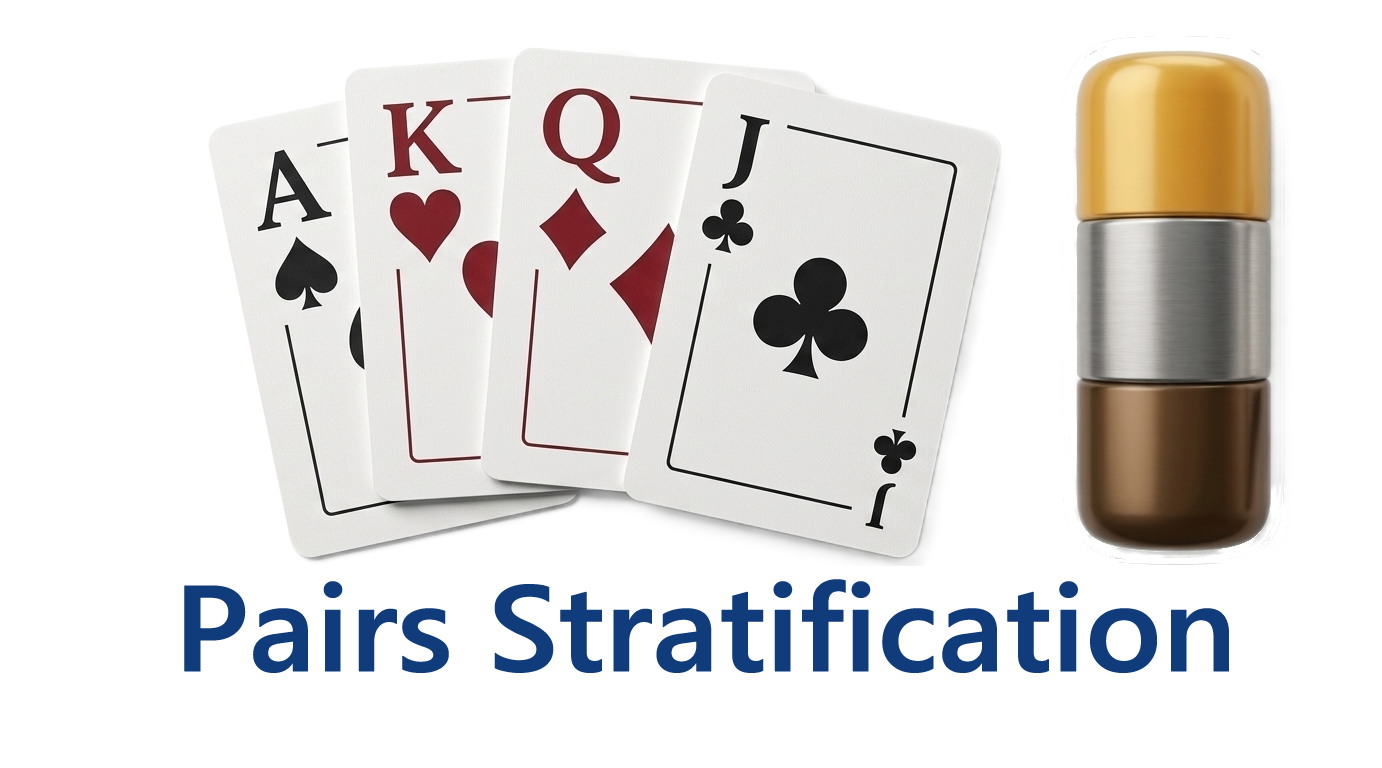
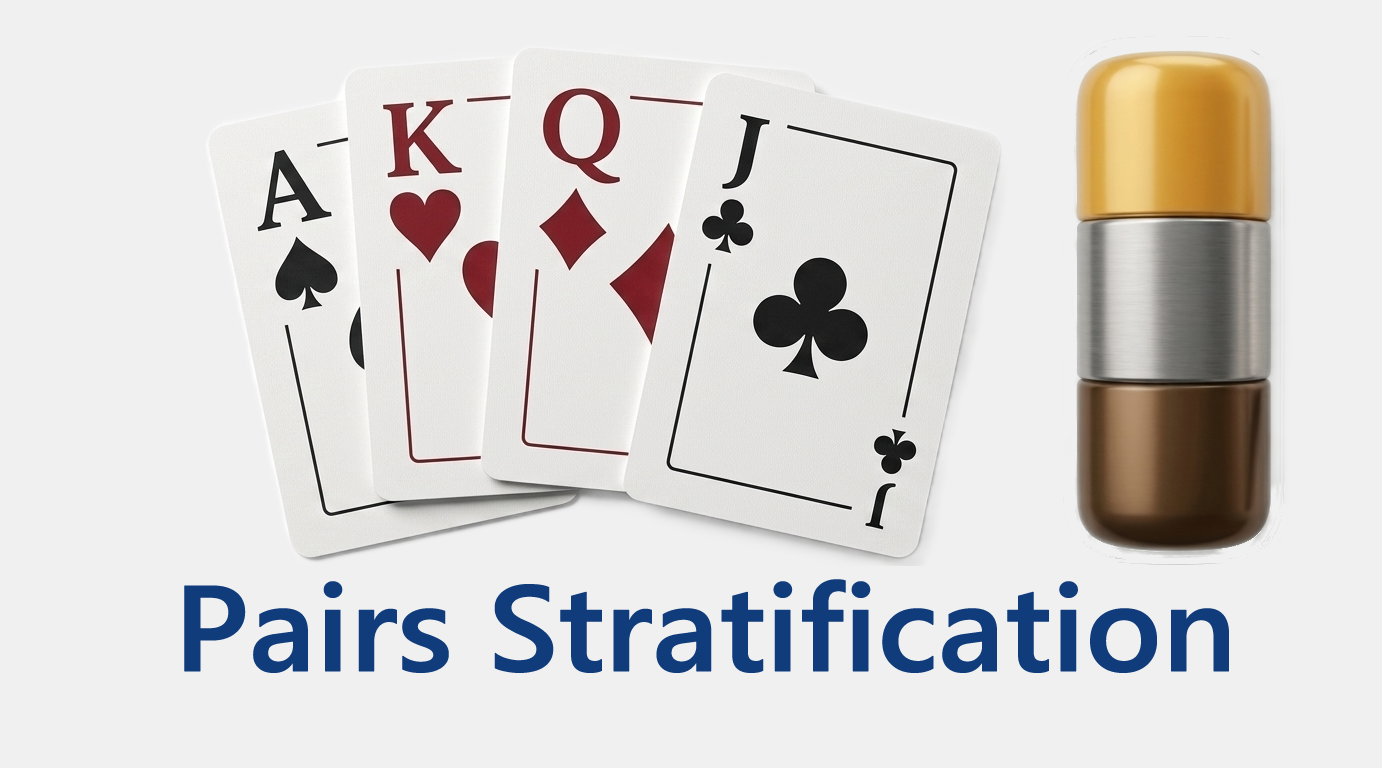
Revision of a layered (1382, 768) image; what changed, layer by layer:
pixels changed over left=0, top=0, right=1382, bottom=768 (layer not identified)